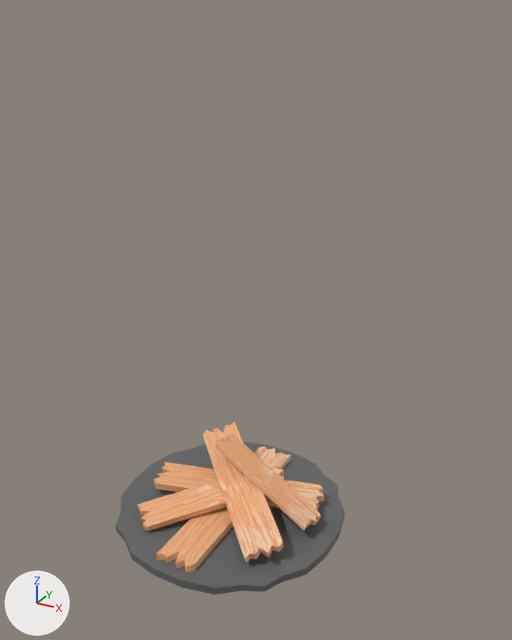
One commit to the FBX model Assets/Visuals/Models/World/Wood Pile.fbx: the scene before it, then after it.
The view is the same before and after, from a 50 mm camera at (2.08, -3.43, 3.15) aimed at (-0.83, 1.87, 0.5). The axes (+X, +Y, +Z) are drawn at lower left. The lights are the same throughout. Where no turn or scale is listed for an object, it has been applied to the vertices.

Names of what the first picture shows: 'Wood_Pile'.
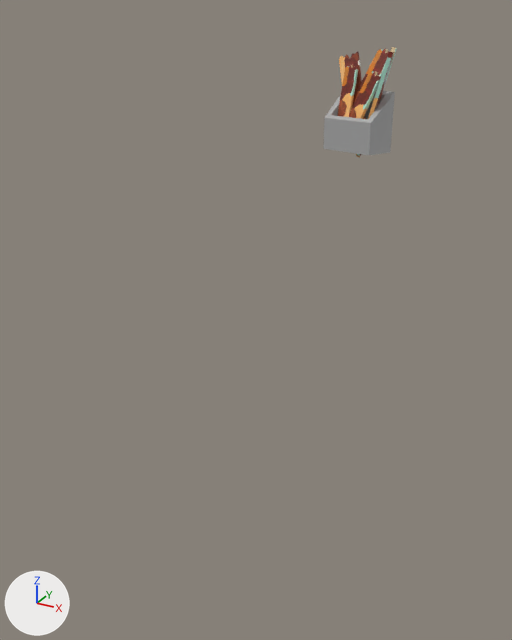
Boxes [x1, y1, x2, y2] around the edits, measured in the pictures (512 x 640 px; the box of a moved part takes in the faces that stretch with it):
'Wood_Pile', reshaped, moved (68% narrower, 36% shorter)
    before: [116, 422, 345, 595]
    after: [323, 47, 396, 158]
part 1 of me_mesh, moved or reshaped
    before: [203, 422, 284, 563]
    after: [337, 65, 359, 117]
part 2 of me_mesh, moved or reshaped
    before: [215, 433, 320, 530]
    after: [356, 47, 396, 158]
part 3 of me_mesh, moved or reshaped
    before: [137, 463, 288, 531]
    after: [349, 71, 381, 119]
part 4 of me_mesh, moved or reshaped
    before: [154, 462, 324, 511]
    after: [339, 51, 366, 119]
part 5 of me_mesh, moved or reshaped
    before: [156, 446, 291, 572]
    after: [352, 48, 389, 107]
part 6 of me_mesh, added
    after: [323, 90, 395, 155]
part 7 of me_mesh, deleted
    before: [116, 441, 345, 595]

The change in detail:
Material 'standardSurface1' (mat_standardsurface1) is new.
Its base color is (0.4, 0.4, 0.4) (grey #aaaaaa).
me_mesh is used by ob_wood_pile; location (0.0, 0.0, 0.18).
me_mesh had 288 vertices, 276 faces and spanned x -0.76..0.76, y -0.76..0.76, z -0.23..0.23.
me_mesh now has 176 vertices, 164 faces and spans x -0.44..0.44, y -0.32..0.32, z -0.68..0.68.
me_mesh part 1: the loose piece of 32 vertices spanning x -0.41..0.56, y -0.51..0.5, z -0.13..0.15 is multiplied about its middle by the matrix ((-0.489, -0.425, -0.347), (0.317, 0.161, -0.643), (0.448, -0.578, 0.076)), then moved by (-0.29, 0.01, 0.0).
me_mesh part 2: the loose piece of 32 vertices spanning x -0.19..0.65, y -0.1..0.27, z -0.11..0.23 is multiplied about its middle by the matrix ((-0.061, -0.38, -1.326), (-0.016, 1.314, -0.36), (1.547, -0.083, -0.184)), then moved by (-0.03, -0.14, -0.06).
me_mesh part 3: the loose piece of 32 vertices spanning x -0.5..0.34, y -0.53..0.32, z -0.15..0.03 is multiplied about its middle by the matrix ((0.858, -0.2, -0.472), (-0.295, 0.561, -0.773), (0.42, 0.803, 0.423)), then moved by (0.07, -0.01, -0.04).
me_mesh part 4: the loose piece of 32 vertices spanning x -0.61..0.59, y -0.16..0.37, z -0.13..-0.08 is multiplied about its middle by the matrix ((0.007, 1.0, 0.022), (-0.249, 0.023, -0.968), (-0.969, 0.001, 0.249)), then moved by (-0.14, -0.01, 0.11).
me_mesh part 5: the loose piece of 32 vertices spanning x -0.13..0.13, y -0.7..0.7, z -0.18..-0.13 is multiplied about its middle by the matrix ((0.876, 0.275, -0.362), (-0.465, 0.306, -0.811), (-0.13, 0.756, 0.46)), then moved by (0.01, 0.04, 0.25).
me_mesh part 6: a new loose piece of 16 vertices spanning x -0.44..0.38, y -0.32..0.3, z -0.61..0.14, in mat_standardsurface1 (grey #aaaaaa).
me_mesh part 7: the loose piece of 128 vertices spanning x -0.76..0.76, y -0.76..0.76, z -0.23..-0.17 is deleted.
me_mesh now uses material mat_standardsurface1 (grey #aaaaaa).
Object 'Wood_Pile' (ob_wood_pile) moves from (0.0, 0.0, 0.18) to (-1.26, 5.44, 2.05).
